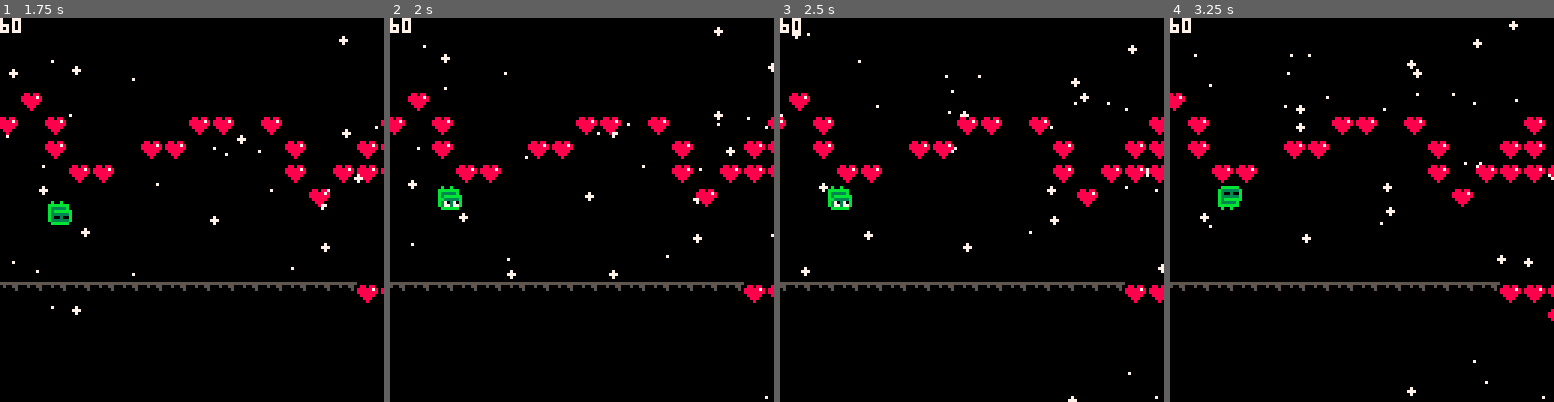
Above: before the commit, frames 1-4 (left to right).
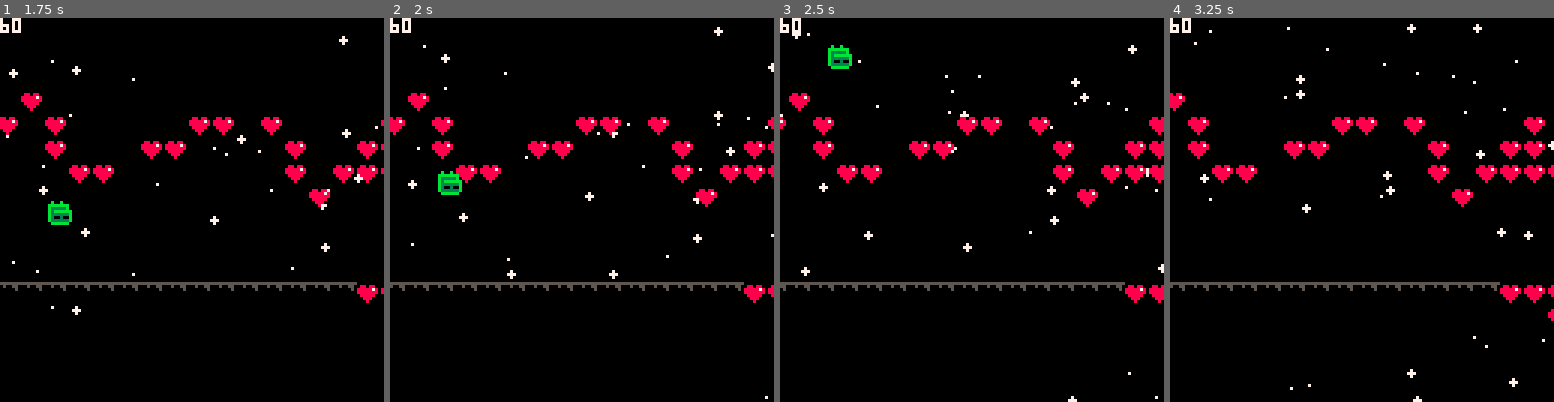
Above: after the commit, the same moments.

Repository: swagslash/huettenjam2023
Game: PICO-8 cartridge huettenjam2023.p8
The game is run twice, just before and just after one commit, with the same random seed, the same clock (stepped at 60 frames per second) and the same inputs.
Inputs:
- Up to frame 1 (1.75 s): tap X (X key) at 0.33, 1.07 s
- Up to frame 2 (2 s): tap X (X key) at 1.85 s
- Up to frame 3 (2.5 s): hold Up 2.15-2.42 s
- Up to frame 4 (3.25 s): tap X (X key) at 2.97 s

Frame 1 is identical in both runs. In frame 2, 0.5% of the frame differs, in the area x 12-19%, y 39-50%; in frame 3, 0.6%; in frame 4, 1.4%, in the area x 6-100%, y 0-100%.

Commit message:
refactor game code

Diff:
--- a/scripts/game.lua
+++ b/scripts/game.lua
@@ -9,7 +9,8 @@
 }
 
 player_sprite = 2 -- index of the player-sprite
-solid_flag = 0 -- flag of solid blocks
+solid_flag = 1 -- flag of solid blocks
+deadly_flag = 2 -- flag of deadly blocks
 
 map_x_offset = 0 -- x-offset of the map to draw
 map_y_offset = 0 -- y-offset of the map to draw
@@ -73,7 +74,7 @@
 end
 
 function game_over()
-
+    open_game()
 end
 
 function toggle_gravity()
@@ -90,15 +91,18 @@
     -- h = 1/2 * gravity * time^2
     local y_offset = 1 / 2 * 2 * time_falling * time_falling * player.fall_direction
 
-    if collides_y(y_offset) then
+    local y_collision = collides_y(y_offset)
+    if y_collision == solid_flag then
         player.can_toggle = true
         player.last_time_grounded = t()
+    elseif y_collision == deadly_flag then
+        game_over()
     else
         player.y = player.y + y_offset
     end
 
     if (collides_x()) then
-        open_game()
+        game_over()
     end
 end
 
@@ -137,8 +141,10 @@
         -- get map tile
         local sprite = mget(world_x, world_y)
         -- check if sprite is solid
-        if (fget(sprite, solid_flag)) then
-            return true
+        if fget(sprite, solid_flag) then
+            return solid_flag
+        elseif fget(sprite, deadly_flag) then
+            return deadly_flag
         end
     end
 
